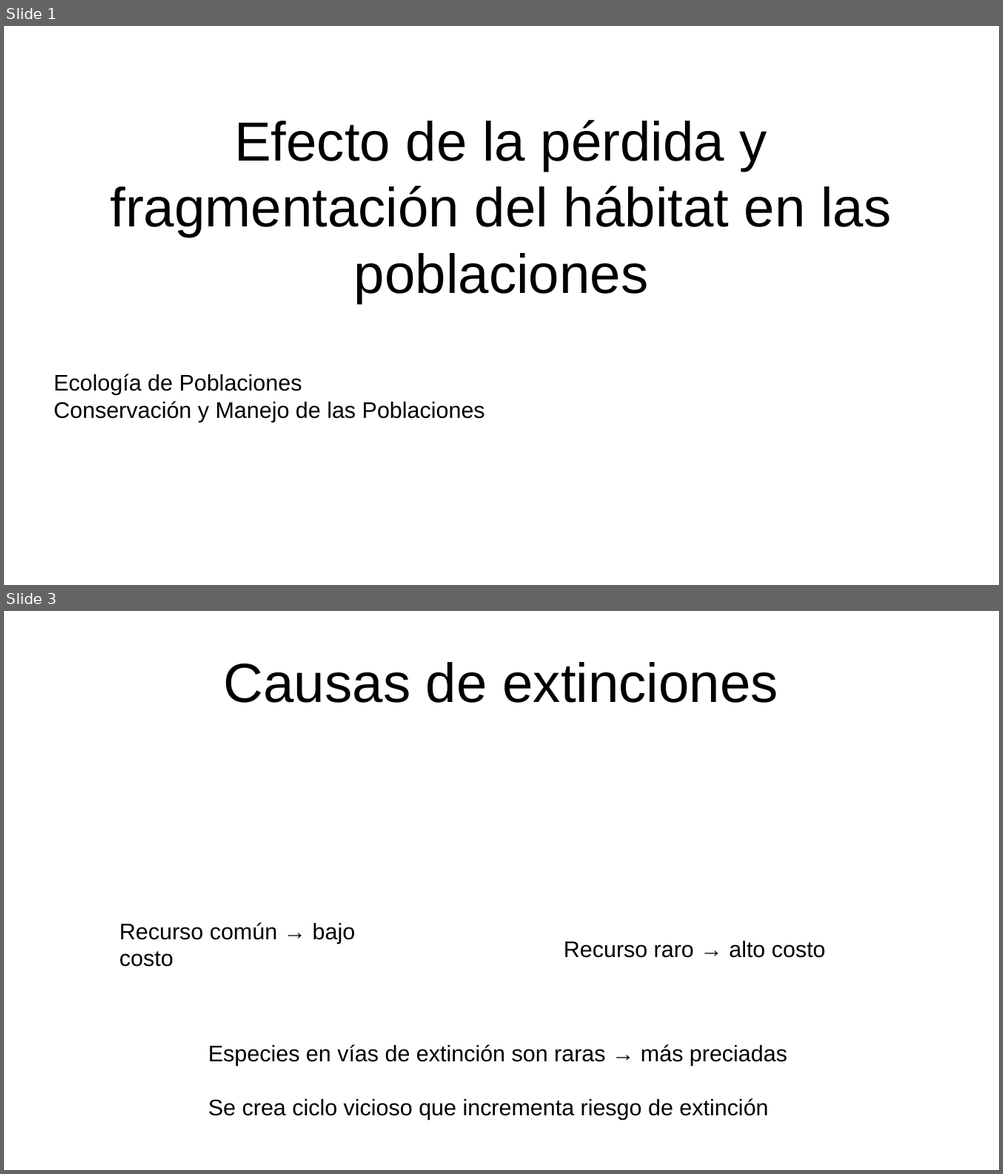
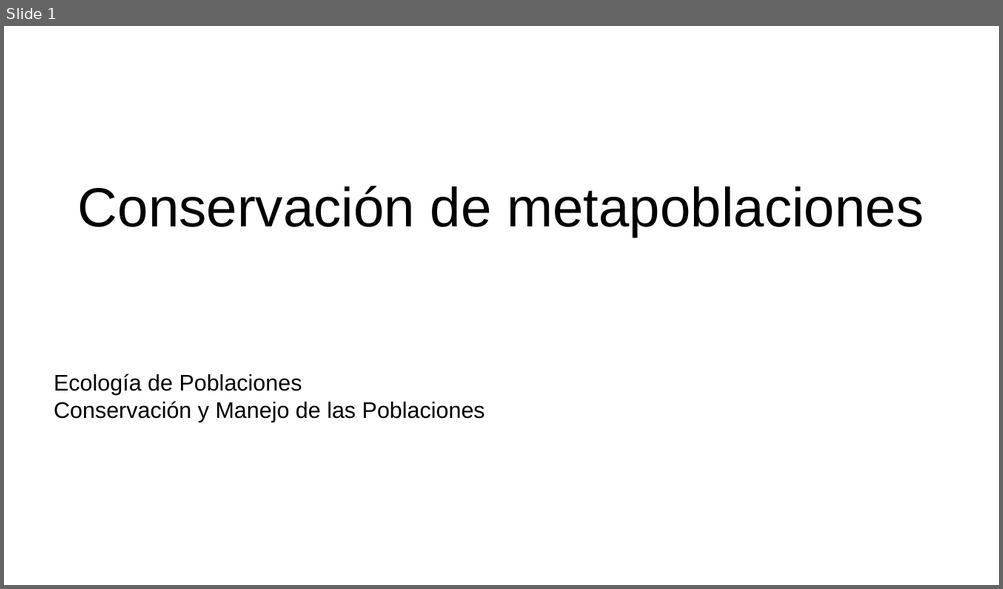
Before and after one commit to gerardommc/Ecologia-poblaciones, a slide deck: Unidad-5/Conservacion-meta.odp. Shown one above the other, each under a label of ours: slides 1 and 3 before the commit, slide 1 after it; the slides between them are not shown. The pictures are 1003x1174 and 1003x589 pixels, drawn with LibreOffice and Linux fonts; fonts in the diff are those of the drawing. Boxes give left, top, right and bottom in pixels: in the first picture for what was removed or moved away, otherwise in the second. Text is boxed around its words. In the diff, an @@ line names an element or a change of style, - is before the commit and + after.

```diff
--- a/Unidad-5/Conservacion-meta.odp
+++ b/Unidad-5/Conservacion-meta.odp
@@ slide 3 removed at box(4, 611, 999, 1170), background #FFFFFF @@
@@ title removed at box(224, 662, 778, 703) @@
-Causas de extinciones
@@ text removed at box(119, 923, 356, 967) @@
-Recurso común → bajo costo
@@ text removed at box(563, 941, 825, 958) @@
-Recurso raro → alto costo
@@ text removed at box(208, 1045, 787, 1120) @@
-Especies en vías de extinción son raras → más preciadas
-Se crea ciclo vicioso que incrementa riesgo de extinción
@@ slide 1 changed as well @@
@@ title at box(78, 186, 923, 237): text changed @@
-Efecto de la pérdida y fragmentación del hábitat en las poblaciones
+Conservación de metapoblaciones
```
Also in this commit, not shown: 9 slides added, 24 other slides removed, 21 other files.
